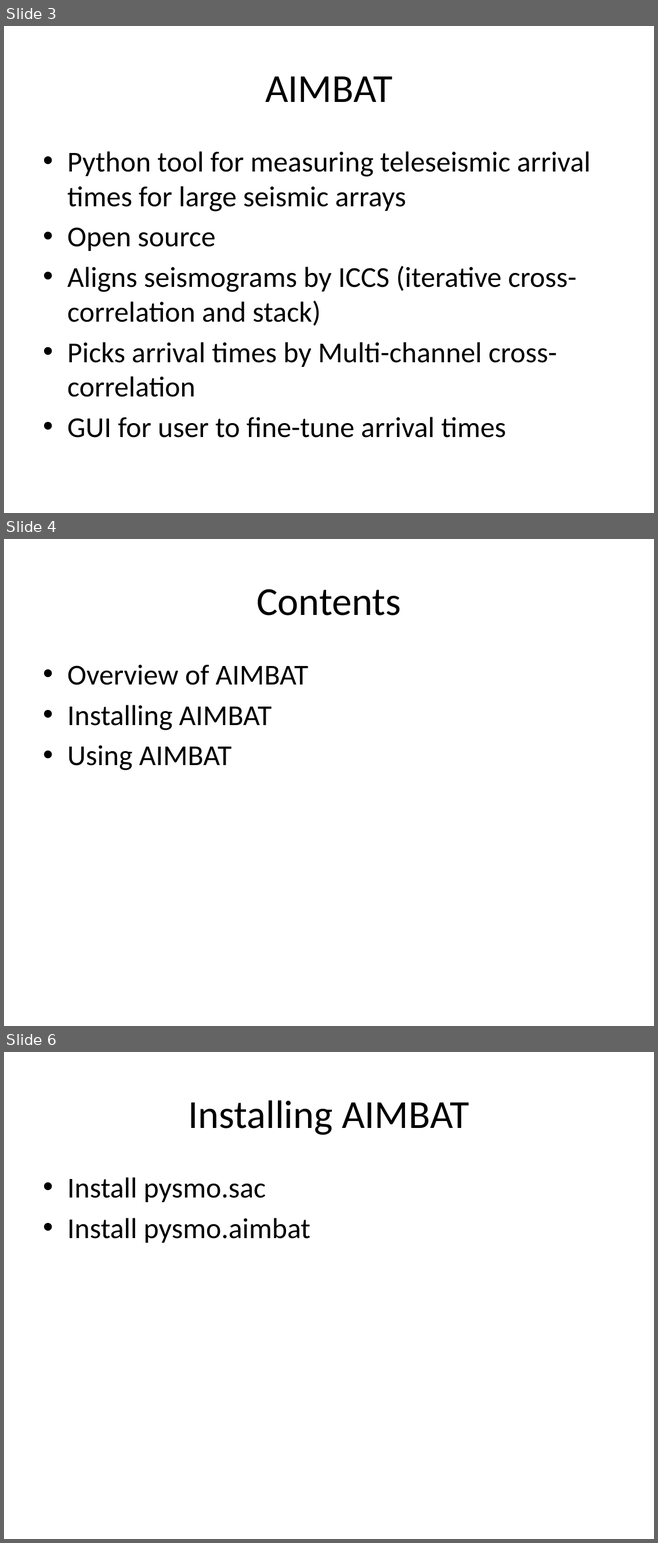
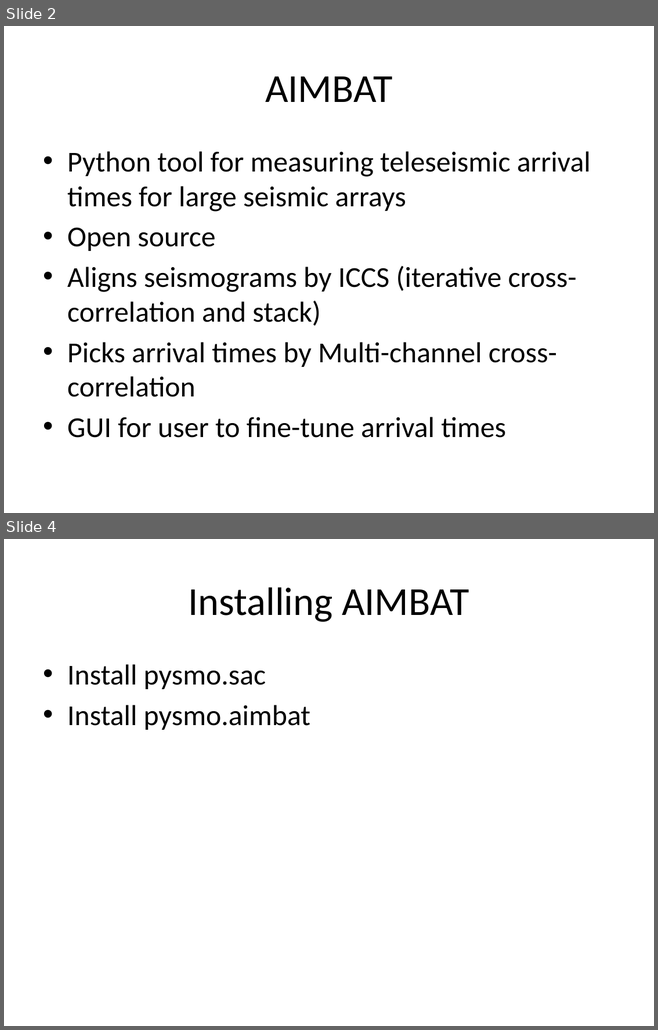
Before and after one commit to lkloh/USArray, a slide deck: AIMBAT/AIMBAT.pptx. Shown one above the other, each under a label of ours: slides 3, 4 and 6 before the commit, slides 2 and 4 after it; the slides between them are not shown. The pictures are 658x1543 and 658x1030 pixels, drawn with LibreOffice and Linux fonts; fonts in the diff are those of the drawing. Boxes give left, top, right and bottom in pixels: in the first picture for what was removed or moved away, otherwise in the second. Text is boxed around its words. In the diff, an @@ line names an element or a change of style, - is before the commit and + after.

```diff
--- a/AIMBAT/AIMBAT.pptx
+++ b/AIMBAT/AIMBAT.pptx
@@ slide 4 removed at (4, 539, 654, 1026), background #FFFFFF @@
@@ title removed at (256, 589, 401, 616) @@
-Contents
@@ text removed at (67, 664, 308, 770) @@
-• Overview of AIMBAT
-• Installing AIMBAT
-• Using AIMBAT
@@ what was slide 3 is now slide 2 @@
@@ what was slide 6 is now slide 4 @@
```
Also in this commit, not shown: 1 slide changed, 1 slide added, 3 other slides removed, 3 other files.
